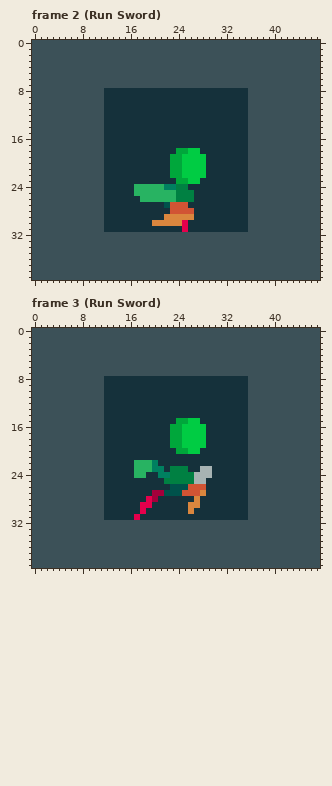
Pixel-art file -- lmao/!NEWRUN.aseprite. This is how it looked before the edit.
48x40 pixels, 8 frames. Colours within 5 levels of each other are drawn and written as one. Shown: frame 2 (Run Sword), frame 3 (Run Sword). The commit also changed other frames, which this record leaves out.
Now the later version:
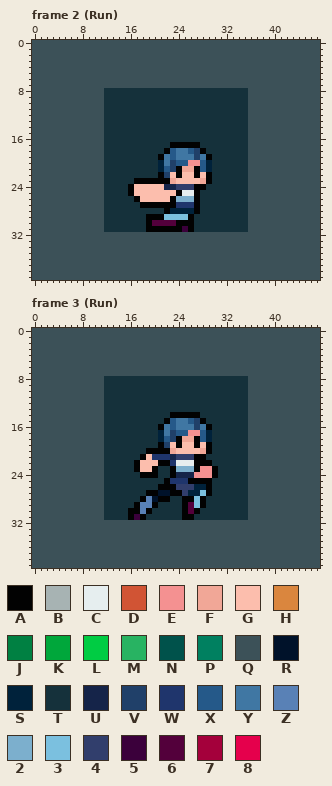
Palette (. is transparent): A #020202  B #a7b3b3  C #e6eeef  D #d15434  E #f49191  F #f1a797  G #fcbead  H #da863e  J #008042  K #00a73b  L #00cc43  M #28b362  N #00524b  P #008060  Q #3c5158  R #00122a  S #00223b  T #15313b  U #152449  V #204069  W #1f356c  X #255989  Y #4077a3  Z #5981b6  2 #7cafcd  3 #7bc0df  4 #313e6c  5 #3b003b  6 #53003b  7 #a4003b  8 #e5004c
Edits made:
layer "Layer 3" now hidden
layer "Layer 6" now hidden
layer "Layer 4" now hidden
layer "Layer 11" added
Changed rows in their new state; - is an unchanged pixel.
Frame 2 (Run), layer "Layer 11":
first column x 16:
17 -------AAAAA--
18 ------AXYYXVA-
19 -----AYXYYYVYA
20 -----SYVXXEEXS
21 -----SXVAFFAXS
22 -----AVGAGGAGA
23 -AAAAAAFGGGGFA
24 AGGGGGUU444AA-
25 AGGGGGGGACCA--
26 -AGGGGGA222A--
27 --AAAAAAWWWA--
28 ------ASSSSA--
29 ---AAA3333A---
30 ---A6666AAA---
31 ---AAAAAA5A---
Frame 3 (Run):
first column x 16:
14 -------AAAAA---
15 ------AXYYXVA--
16 -----AYXYYYVYA-
17 -----SYVXXEEXS-
18 -----SXVAFFAXS-
19 -----AVGAGGAGA-
20 ---AAAAFGGGGFA-
21 --AGWWWU444AA--
22 -AGGGAAWCCCAAA-
23 -AGGAT-A222AEEA
24 -TAAATTAUUUEEEA
25 ------AWWWAAAA-
26 -----AAA444SSA-
27 ---AARRAA4SS3A-
28 --AZRAA--AA3A--
29 -AZZA----A63A--
30 AAZA-----A6A---
31 A5A------AA----
Changed places in both pictures, as pixel boxes (x1, y1, x2, y2):
changed: (128, 142, 212, 232)
changed: (128, 412, 218, 520)
